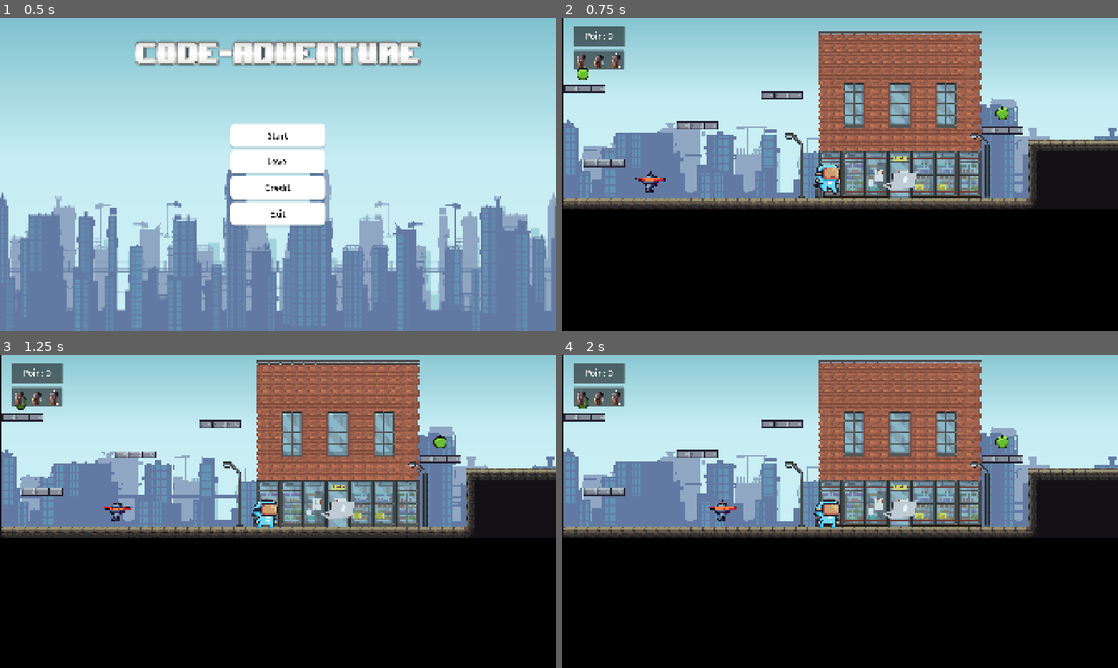
Above: before the commit, frames 1-4 (two rows, left to right).
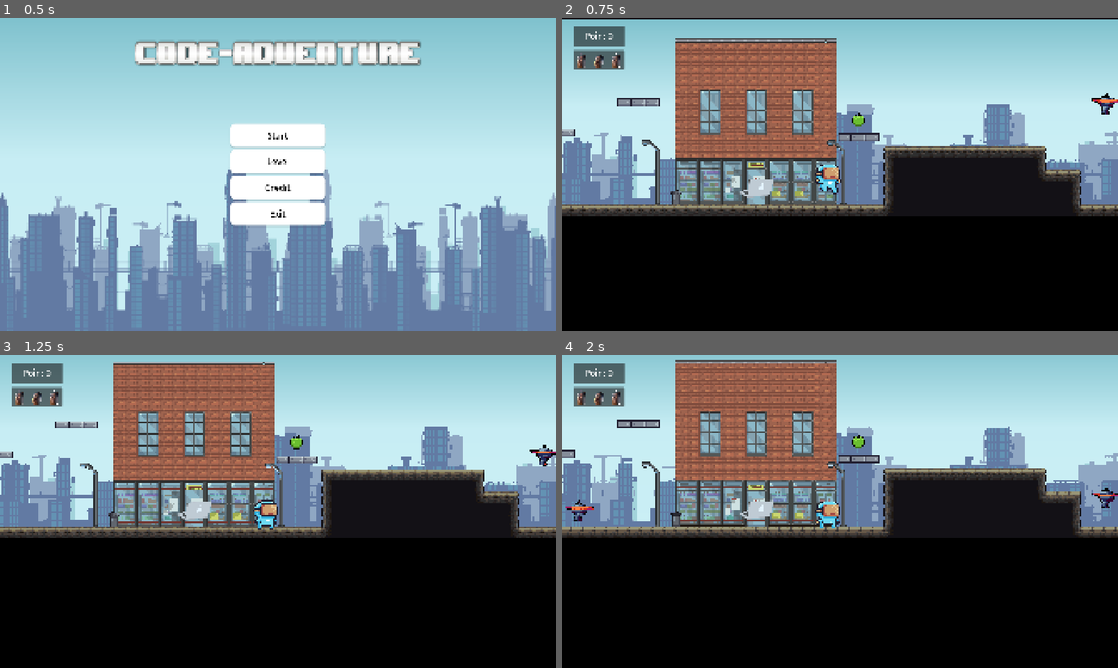
Above: after the commit, the same moments.

Repository: WanaRB/code-adventure
Game: Godot game, scene res://scenes/Tampilan/main_menu.tscn
Same seed, same stepped clock (60 frames per second), same inputs: the game is played once before the commit and once after it. Sound files missing from this copy of the repository are replaced by a short silence.
Inputs:
- Up to frame 1 (0.5 s): no input
- Up to frame 2 (0.75 s): click "Start" at 0.5 s
- Up to frame 3 (1.25 s): no input
- Up to frame 4 (2 s): hold E (interact) from 1.28 s (still down)

Frame 1 is identical in both runs. In frame 2, 40% of the frame differs, in the area x 0-100%, y 0-64%; in frame 3, 36%; in frame 4, 36%.

Commit message:
asdasdasdasd

Diff:
--- a/scenes/Tampilan/level_1.tscn
+++ b/scenes/Tampilan/level_1.tscn
@@ -1164,7 +1164,7 @@
 [node name="Character" type="Node" parent="." unique_id=386953154]
 
 [node name="jikri" parent="Character" unique_id=2066080324 instance=ExtResource("5_036b0")]
-position = Vector2(600, 48)
+position = Vector2(1096, 24.000002)
 script = ExtResource("6_dwbse")
 metadata/_edit_group_ = true
 
